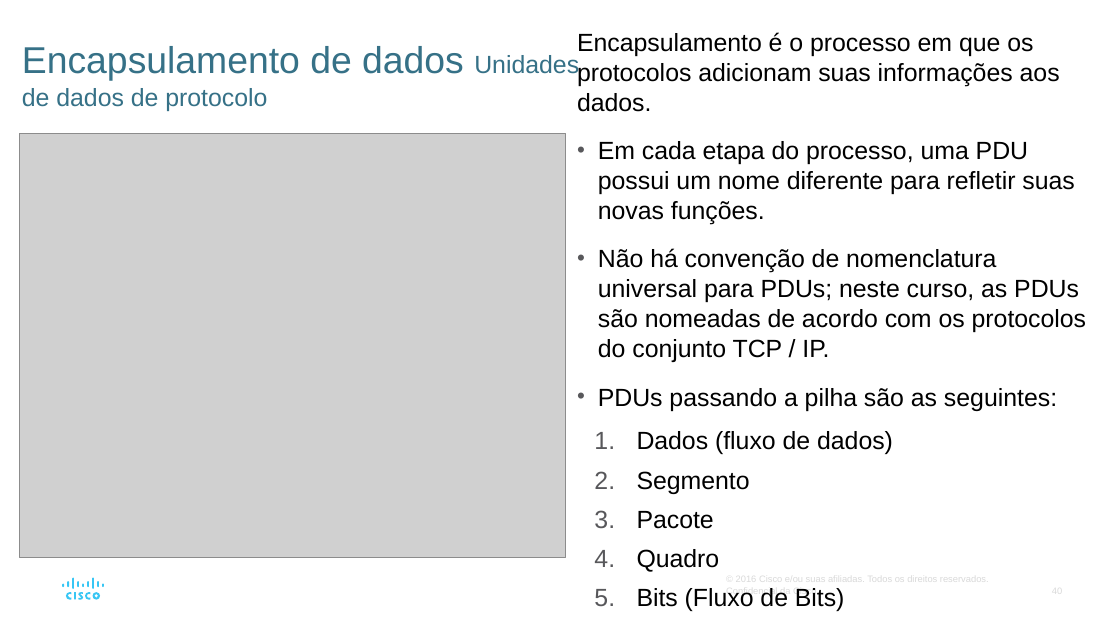
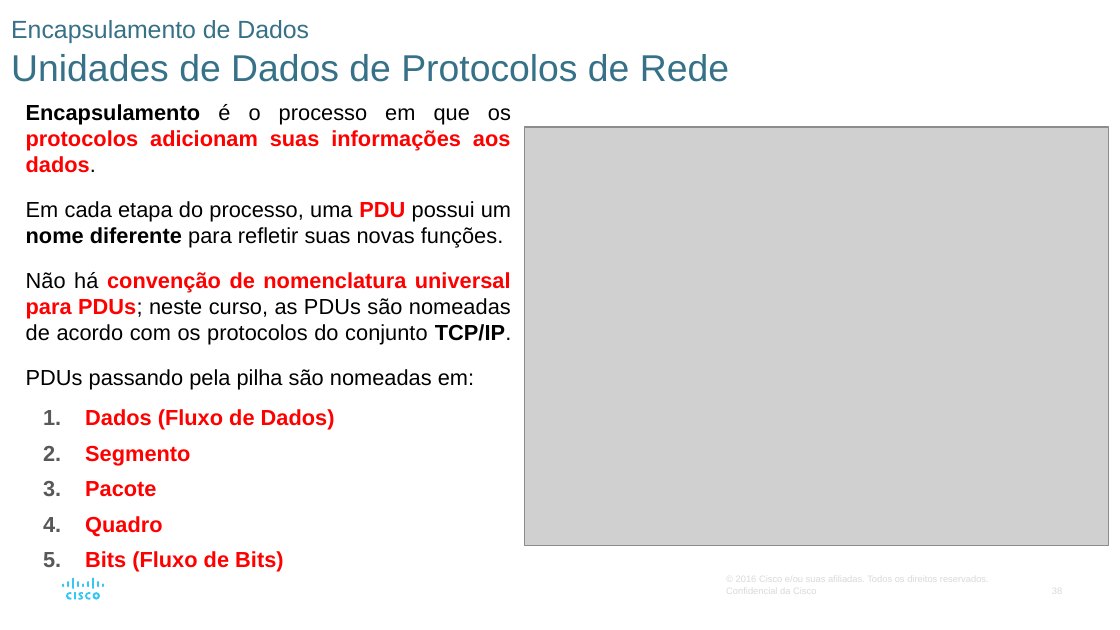
Before and after one commit to vaamonde/netacad, a slide deck: slide 38 of 02-CCNA-200-301-v7/01-CCNA-IntroducaoAsRedes-v7.02/01-Modulo01-PPTS/Modulo03-Protocolos.pptx (slide 40 before the commit). Drawn at 1120x630 pixels with LibreOffice and Linux fonts; fonts in the diff are those of the drawing; grey boxes stand for pictures. Boxes give left, top, right and bottom in pixels: in the first picture for what was removed or moved away, otherwise in the second. Text is boxed around its words. In the diff, an @@ line names an element or a change of style, - is before the commit and + after.

```diff
--- a/02-CCNA-200-301-v7/01-CCNA-IntroducaoAsRedes-v7.02/01-Modulo01-PPTS/Modulo03-Protocolos.pptx
+++ b/02-CCNA-200-301-v7/01-CCNA-IntroducaoAsRedes-v7.02/01-Modulo01-PPTS/Modulo03-Protocolos.pptx
@@ title at (11,20,729,82): text changed; size 16 to 24 pt @@
-Encapsulamento de dados Unidades de dados de protocolo
+Encapsulamento de Dados
+Unidades de Dados de Protocolos de Rede
@@ text "Encapsulamento é o processo em ...": place and size @@
-text "Encapsulamento é o processo em ..." at (577,32,1086,607)
+text "Encapsulamento é o processo em ..." at (26,104,511,537)
@@ text at (26,104,511,537): size 16 to 14 pt in "Encapsulamento é o processo em que os ...", "Em cada etapa do processo, uma PDU ...", "Segmento", "Pacote" and 2 more places; text colour #000000 to #FF0000 in "protocolos adicionam suas informações aos dados.", "PDU", "Segmento", "Pacote" and 2 more places; bold on in "Encapsulamento protocolos adicionam suas informações aos dad ...", "PDU nome diferente", "Segmento", "Pacote" and 2 more places; alignment left to justified; bullet • to none @@
@@ picture removed at (19,133,566,558) @@
@@ picture added at (524,127,1109,545) @@
@@ text at (26,272,511,430): text changed; size 16 to 14 pt @@
-• Não há convenção de nomenclatura universal para PDUs; neste curso, as PDUs são nomeadas de acordo com os protocolos do conjunto TCP / IP.
-• PDUs passando a pilha são as seguintes:
-  1. Dados (fluxo de dados)
+Não há convenção de nomenclatura universal para PDUs; neste curso, as PDUs são nomeadas de acordo com os protocolos do conjunto TCP/IP.
+PDUs passando pela pilha são nomeadas em:
+  1. Dados (Fluxo de Dados)
```
Also in this commit, not shown: 41 other slides changed, 2 slides removed, 15 other files.
